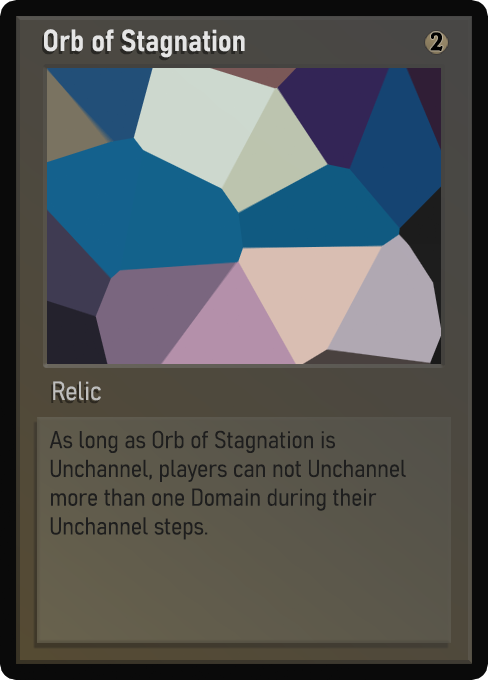
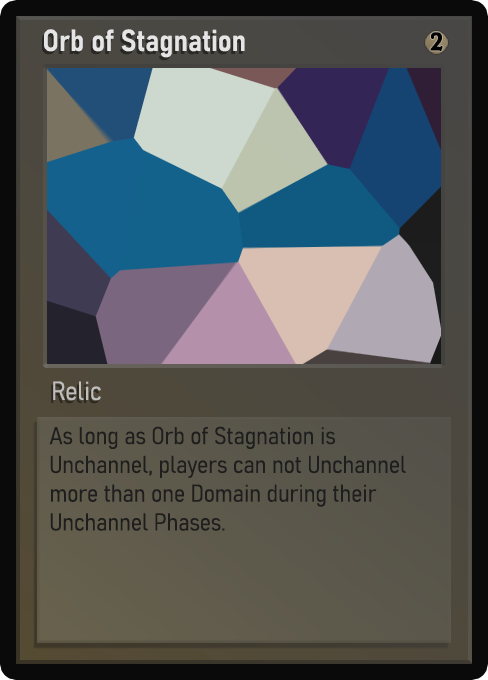
Layers edited between the first and the second w=488, h=680 image:
painted on "Desc_norm" over [left=49, top=426, right=406, bottom=540]
